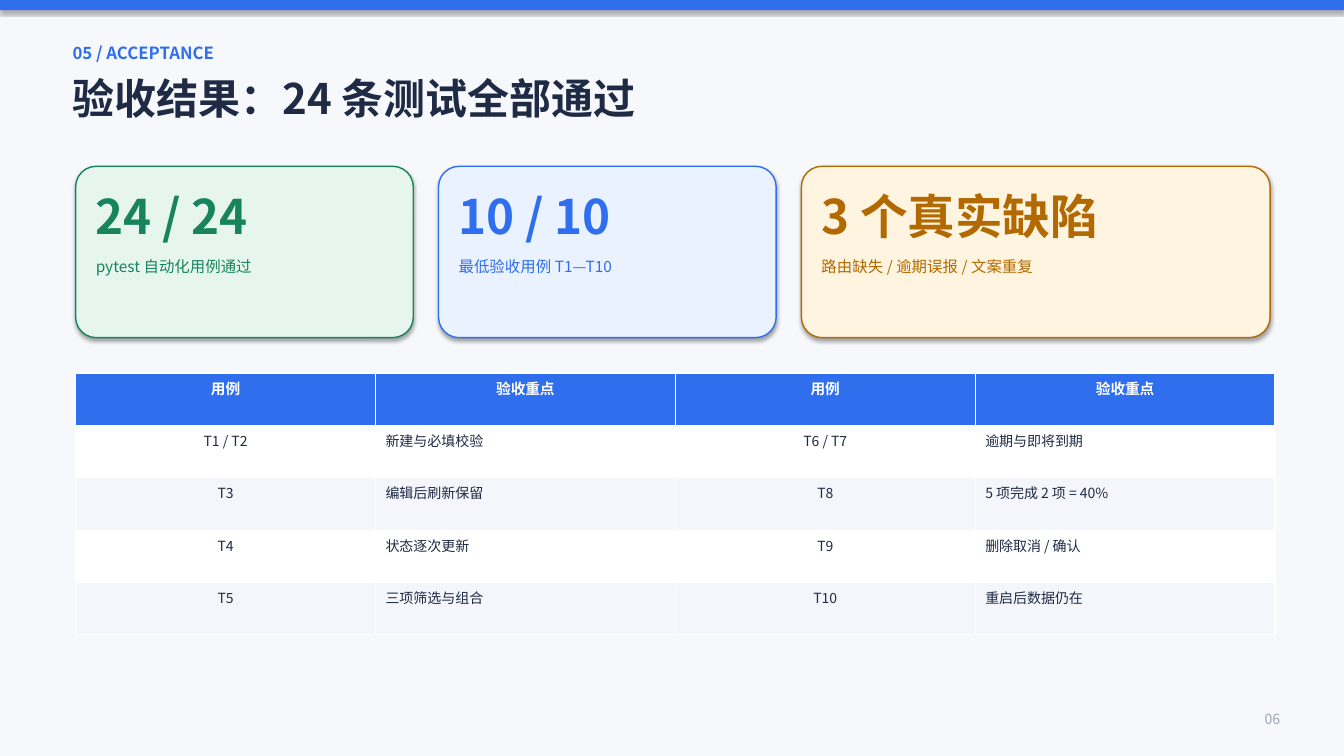
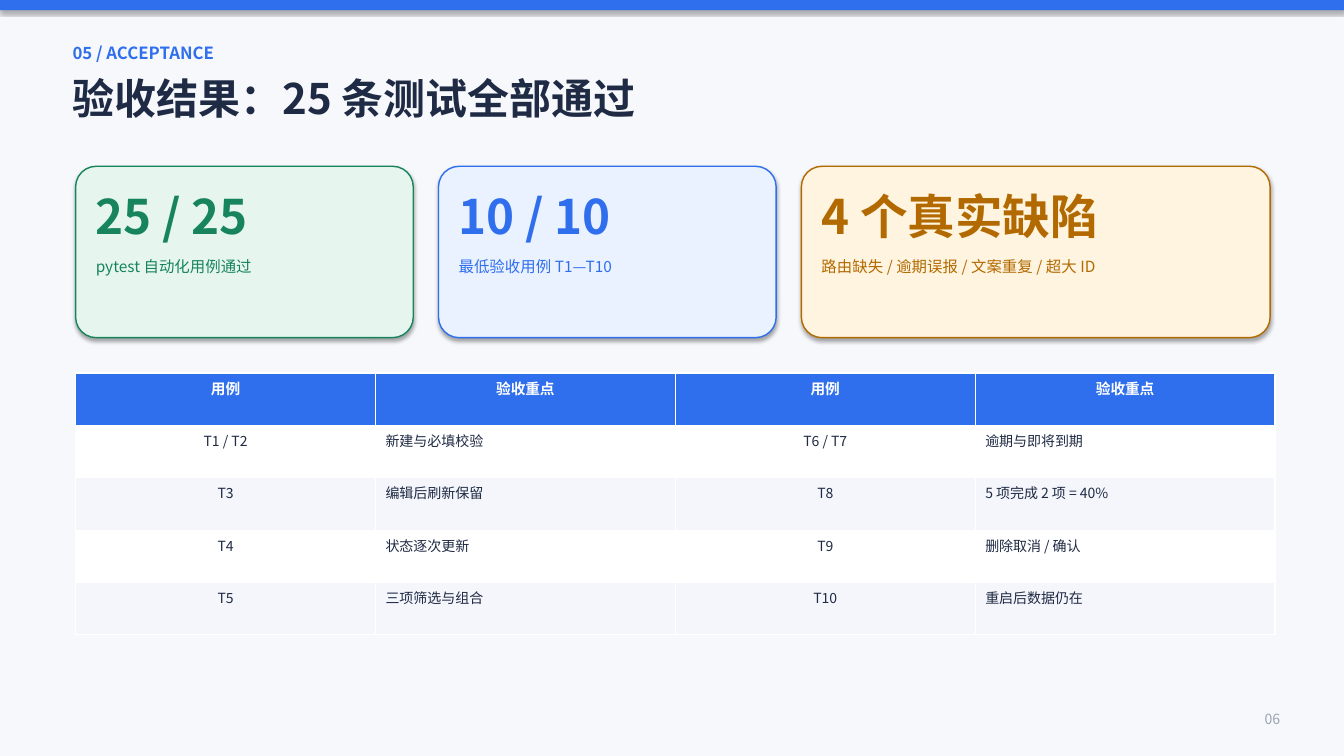
Before and after one commit to yq-wcq/24-2-_242806010229_StudyTask, a slide deck: slide 6 of docs/实验一演示.pptx. Drawn at 1344x756 pixels with LibreOffice and Linux fonts; fonts in the diff are those of the drawing. Boxes give left, top, right and bottom in pixels: in the first picture for what was removed or moved away, otherwise in the second. Text is boxed around its words. In the diff, an @@ line names an element or a change of style, - is before the commit and + after.

```diff
--- a/docs/实验一演示.pptx
+++ b/docs/实验一演示.pptx
@@ text at (x1=73, y1=78, x2=636, y2=118): text changed @@
-验收结果：24 条测试全部通过
+验收结果：25 条测试全部通过
@@ text at (x1=96, y1=198, x2=248, y2=235): text changed @@
-24 / 24
+25 / 25
@@ text at (x1=822, y1=193, x2=1098, y2=239): text changed @@
-3 个真实缺陷
+4 个真实缺陷
@@ text at (x1=821, y1=259, x2=1095, y2=274): text changed @@
-路由缺失 / 逾期误报 / 文案重复
+路由缺失 / 逾期误报 / 文案重复 / 超大 ID
```
Also in this commit, not shown: 4 other slides changed, 8 other files.
